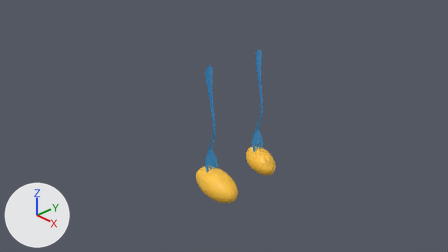
Before and after pictures for a commit that changed the Blender file blend/potatoes.blend.
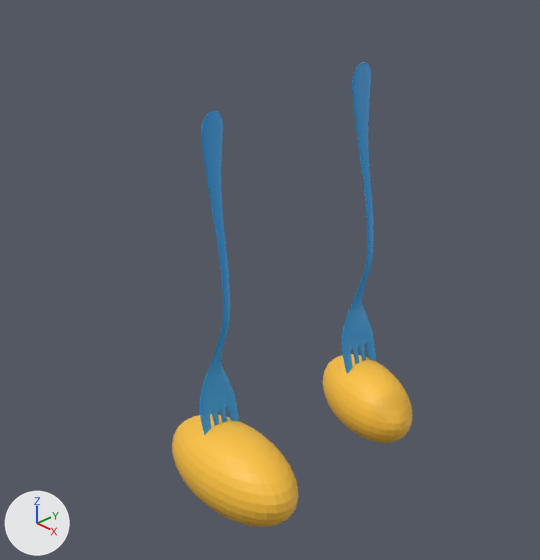
Old and new are each drawn from the file's camera 'Camera' and again close up on the part from 31% to 71% of the width and 12% to 85% of the height. The lights are fixed; the arrows at lower left show +X, +Y and +Z.
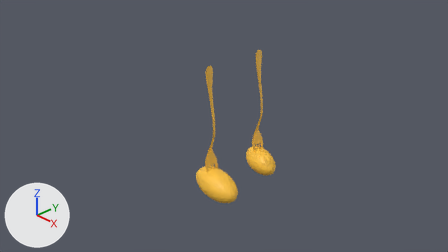
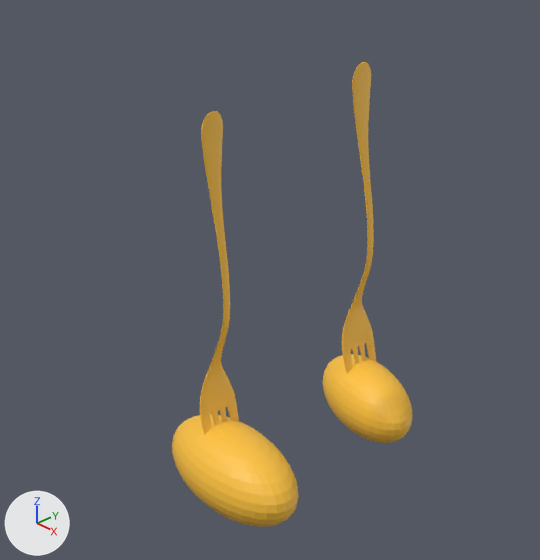
Where the change shows, as pixel boxes (x1, y1, x2, y2) in the close-ups (540 x 560 px):
part 1 of me_sphere, recoloured (blue to orange): (200, 111, 239, 435) in both
part 2 of me_sphere_001, recoloured (blue to orange): (342, 62, 377, 374) in both

Patch to the scene script:
```diff
--- a/blend/potatoes.blend.py
+++ b/blend/potatoes.blend.py
@@ me_sphere @@
 me_sphere.from_pydata(...)  # 3244 vertices, 3256 faces; spans x -0.64..1.36, y -1.0..1.0, z -9.58..0.0
 # used by ob_sphere; location = (0.014, -0.343, 1.19); rotation_euler = (0.0, 0.0, -0.166), in degrees (0, 0, -9.5); scale = (0.554, 0.278, 0.261)
+# me_sphere part 1: all 2744 faces that had it switch from mat_material_002 (blue #2b9fe7) to mat_material_003 (orange #ffc43d)
@@ me_sphere_001 @@
 me_sphere_001.from_pydata(...)  # 3244 vertices, 3256 faces; spans x -0.68..1.32, y -1.0..1.0, z -10.58..0.06
 # used by ob_sphere_001; location = (0.017, 0.888, 1.171); rotation_euler = (0.0, 0.0, -0.306), in degrees (0, 0, -18); scale = (0.445, 0.223, 0.232)
+# me_sphere_001 part 2: all 2744 faces that had it switch from mat_material_001 (blue #2b9fe7) to mat_material_004 (orange #ffc43d)
```
